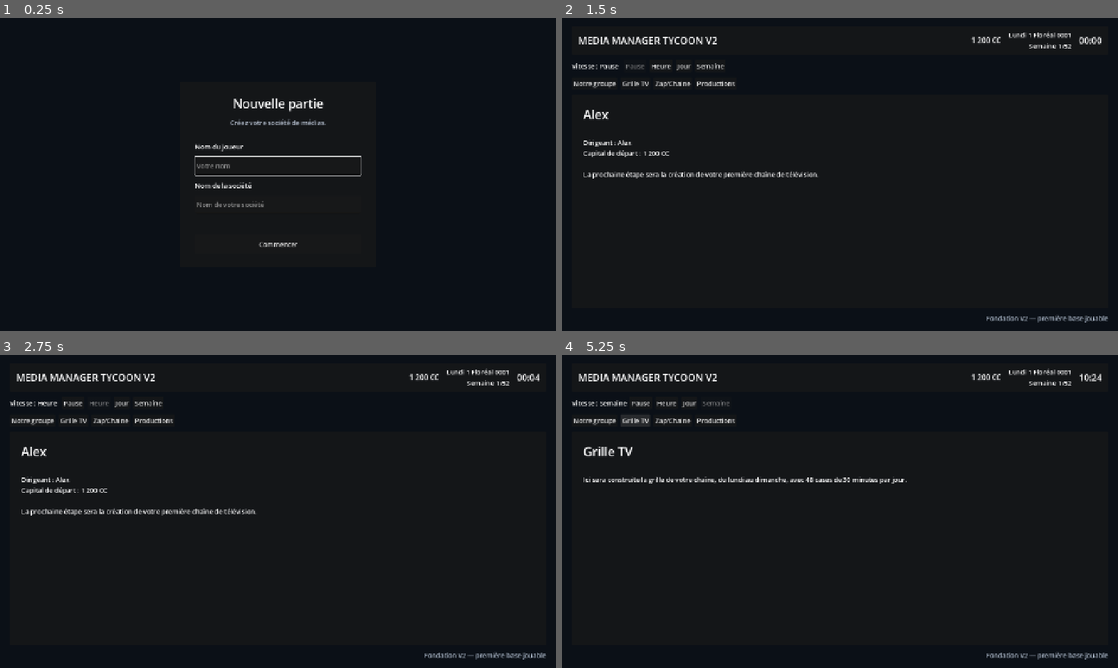
Above: before the commit, frames 1-4 (two rows, left to right).
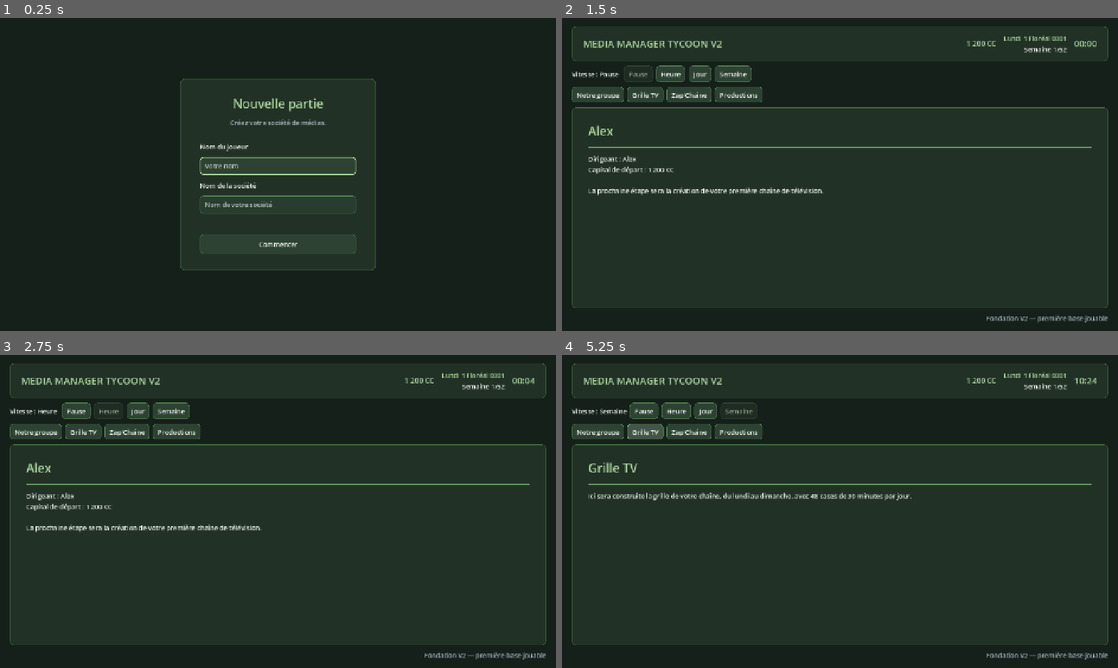
Above: after the commit, the same moments.

Repository: Adrienco69/MediaManagerTycoon_V2
Game: Godot game, scene res://scenes/main.tscn
The game is run twice, just before and just after one commit, with the same random seed, the same clock (stepped at 60 frames per second) and the same inputs.
Inputs (mouse positions are in pixels of both pictures, inside the frame that each line leads up to):
- Up to frame 1 (0.25 s): no input
- Up to frame 2 (1.5 s): click (840, 165) at 0.52 s; type "Alex" at 0.6 s; click (840, 205) at 0.75 s; type "Alex" at 0.83 s; click "Commencer" at 1.25 s
- Up to frame 3 (2.75 s): click "Heure" at 2 s
- Up to frame 4 (5.25 s): click "Jour" at 2.75 s; click "Semaine" at 3.5 s; click "Notre groupe" at 4.25 s; click "Grille TV" at 5 s

The runs differ from the first frame. In frame 1, 21% of the frame differs, in the area x 32-68%, y 19-81%; in frame 2, 76%; in frame 3, 76%; in frame 4, 76%, in the area x 1-99%, y 2-93%.
Error before the commit: Parse Error: Cannot infer the type of "progress" variable because the value doesn't have a set type. (res://scripts/calendar_theme.gd:89)

Commit message:
Fix GDScript type inference errors in calendar theme

Diff:
--- a/scripts/calendar_theme.gd
+++ b/scripts/calendar_theme.gd
@@ -79,14 +79,18 @@
 
 
 static func get_palette(month_index: int, day_of_month: int, weeks_in_month: int) -> Dictionary:
-	var safe_index := posmod(month_index, PALETTES.size())
-	var next_index := (safe_index + 1) % PALETTES.size()
+	var safe_index: int = posmod(month_index, PALETTES.size())
+	var next_index: int = (safe_index + 1) % PALETTES.size()
 	var current: Dictionary = PALETTES[safe_index]
 	var next: Dictionary = PALETTES[next_index]
-	var total_days := max(weeks_in_month * 7, 1)
-	var raw_progress := clamp(float(day_of_month - 1) / float(max(total_days - 1, 1)), 0.0, 1.0)
+	var total_days: int = maxi(weeks_in_month * 7, 1)
+	var raw_progress: float = clampf(
+		float(day_of_month - 1) / float(maxi(total_days - 1, 1)),
+		0.0,
+		1.0
+	)
 	# Smoothstep : la transition reste douce au début et à la fin du mois.
-	var progress := raw_progress * raw_progress * (3.0 - (2.0 * raw_progress))
+	var progress: float = raw_progress * raw_progress * (3.0 - (2.0 * raw_progress))
 
 	var current_background: Color = current["background"]
 	var current_surface: Color = current["surface"]
